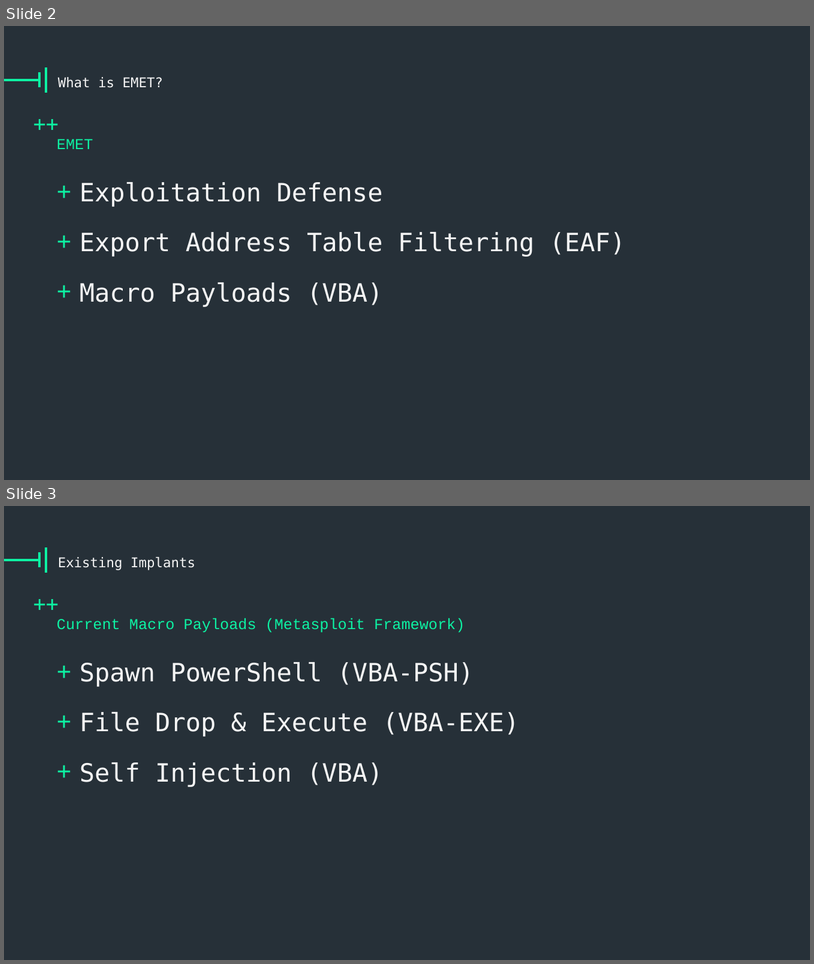
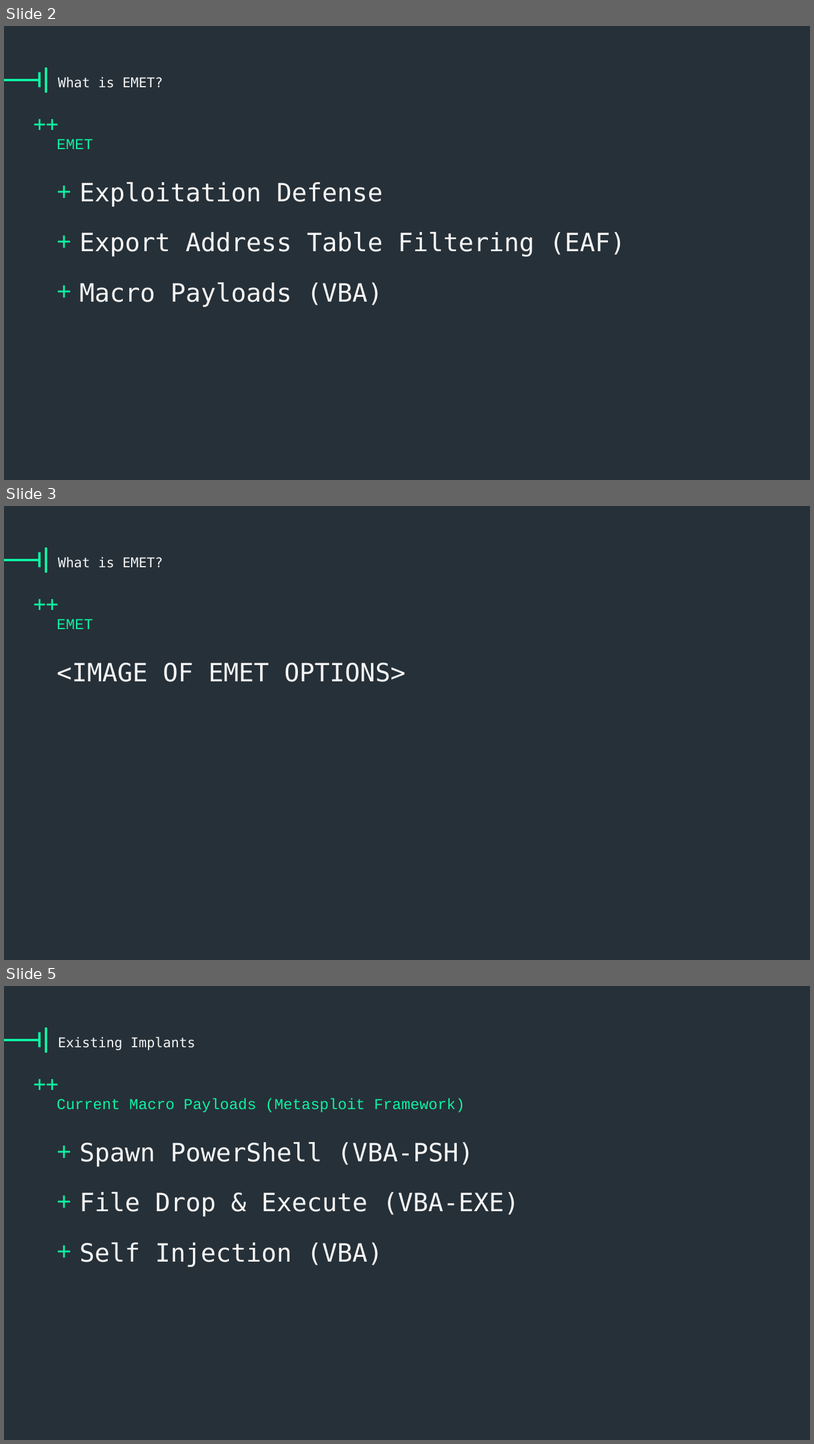
Before and after one commit to vysec/wepwnise-presentation, a slide deck: one-template-to-rule-them-all_emet-part.pptx. Shown one above the other, each under a label of ours: slides 2 and 3 before the commit, slides 2, 3 and 5 after it; the slides between them are not shown. The pictures are 814x964 and 814x1444 pixels, drawn with LibreOffice and Linux fonts; fonts in the diff are those of the drawing; background and template pictures are left out. Boxes give left, top, right and bottom in pixels: in the first picture for what was removed or moved away, otherwise in the second. Text is boxed around its words. In the diff, an @@ line names an element or a change of style, - is before the commit and + after.

```diff
--- a/one-template-to-rule-them-all_emet-part.pptx
+++ b/one-template-to-rule-them-all_emet-part.pptx
@@ slide 3 added at box(4, 506, 810, 960), background #263038; not listed: 4 template elements that a slide beside it also shows @@
@@ title added at box(58, 557, 163, 568), 32 pt, text #F5F5F5 @@
+What is EMET?
@@ text added at box(57, 619, 93, 629), 36 pt, text #0DF2A3 @@
+EMET
@@ text added at box(57, 663, 405, 682), 60 pt, text #F5F5F5 @@
+<IMAGE OF EMET OPTIONS>
@@ what was slide 3 is now slide 5 @@
```
Also in this commit, not shown: 1 slide changed, 3 other slides added.
